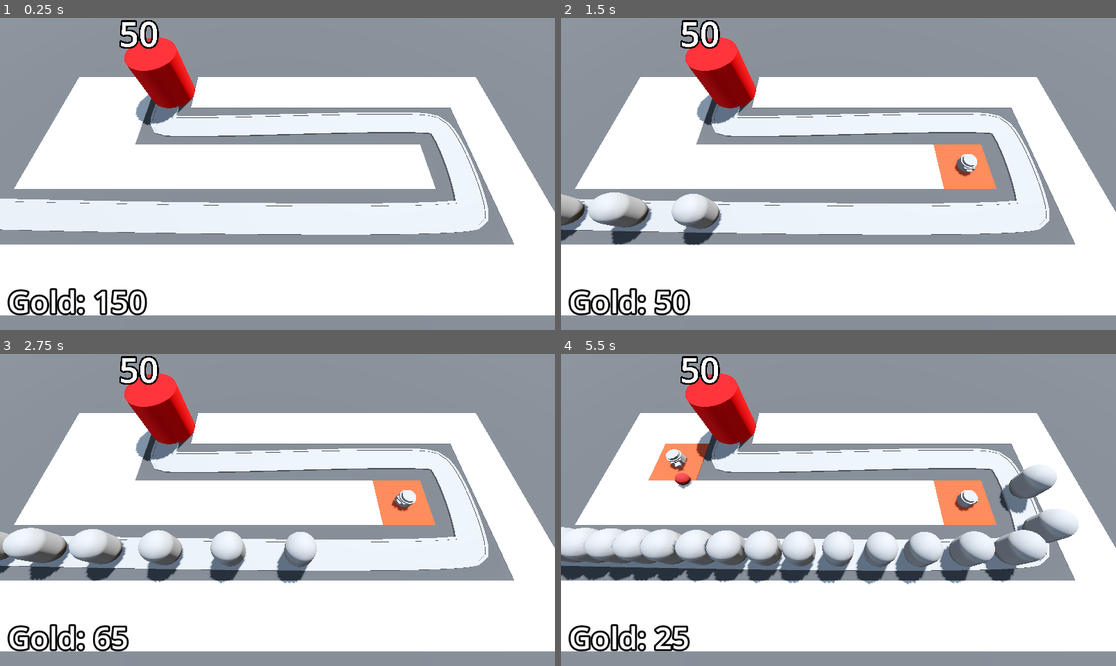
Above: before the commit, frames 1-4 (two rows, left to right).
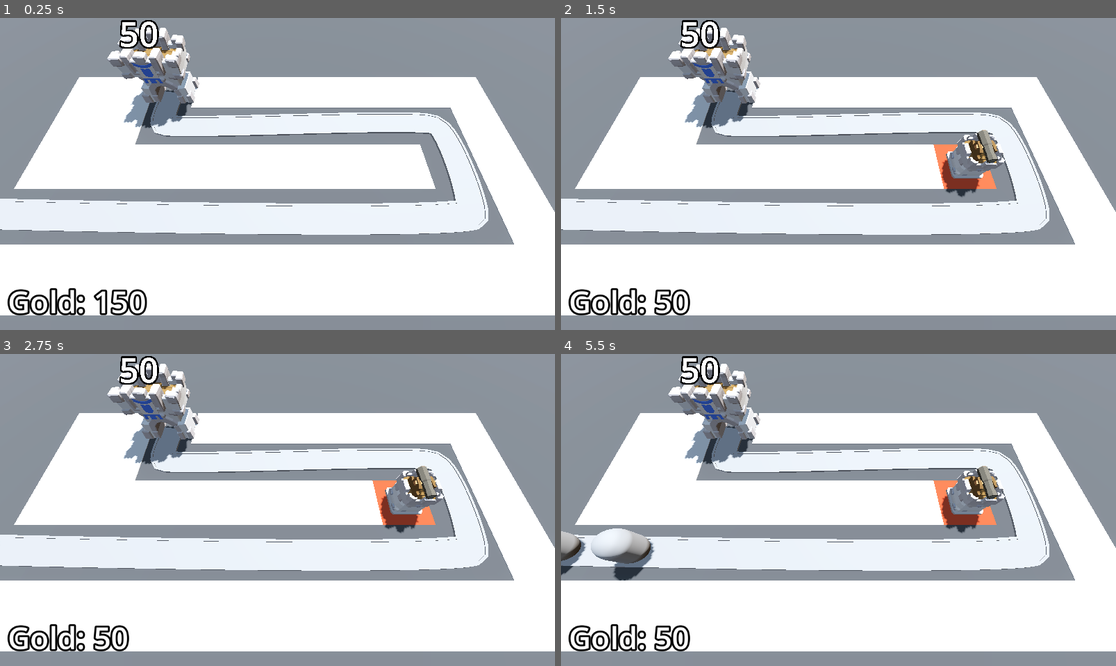
Above: after the commit, the same moments.

Repository: MireiaGonzalez/3d-tower-defence
Game: Godot game, scene res://BaseLevel.tscn
The game is run twice, just before and just after one commit, with the same random seed, the same clock (stepped at 60 frames per second) and the same inputs.
Inputs (mouse positions are in pixels of both pictures, inside the frame that each line leads up to):
- Up to frame 1 (0.25 s): no input
- Up to frame 2 (1.5 s): tap Enter at 0.5 s; move the mouse to (960, 158) at 0.52 s; press the mouse at (960, 158) at 0.53 s; move the mouse to (727, 189) at 1.27 s; release the mouse at (727, 189) at 1.28 s; click (727, 189) at 1.35 s
- Up to frame 3 (2.75 s): move the mouse to (333, 441) at 2.02 s; press the mouse at (333, 441) at 2.03 s
- Up to frame 4 (5.5 s): move the mouse to (810, 572) at 2.77 s; release the mouse at (810, 572) at 2.78 s; click (810, 572) at 2.85 s; move the mouse to (1005, 556) at 3.52 s; press the mouse at (1005, 556) at 3.53 s; move the mouse to (672, 463) at 4.27 s; release the mouse at (672, 463) at 4.28 s; click (672, 463) at 4.35 s; move the mouse to (866, 510) at 5.02 s; press the mouse at (866, 510) at 5.03 s

The runs differ from the first frame. In frame 1, 2.7% of the frame differs, in the area x 19-36%, y 3-36%; in frame 2, 6.5%; in frame 3, 8.6%; in frame 4, 16%, in the area x 0-94%, y 3-96%.

Commit message:
imported all 3d models and used turret and base models

Diff:
--- a/Base/base.gd
+++ b/Base/base.gd
@@ -15,7 +15,6 @@
 
 func _ready() -> void:
 	current_health = max_health
-	Engine.time_scale = 5
 
 func take_damage() -> void:
 	current_health -= 1
--- a/Base/base.tscn
+++ b/Base/base.tscn
@@ -1,19 +1,10 @@
 [gd_scene load_steps=3 format=3 uid="uid://cxp15nah6flwq"]
 
 [ext_resource type="Script" uid="uid://cbsp0loldpr4g" path="res://Base/base.gd" id="1_u1x2a"]
-
-[sub_resource type="StandardMaterial3D" id="StandardMaterial3D_cbgtc"]
-albedo_color = Color(0.886275, 0, 0.0196078, 1)
+[ext_resource type="PackedScene" uid="uid://y73wjlrh438n" path="res://Assets/Base.glb" id="2_n5f2c"]
 
 [node name="Base" type="Node3D" groups=["base"]]
 script = ExtResource("1_u1x2a")
-
-[node name="CSGCylinder3D" type="CSGCylinder3D" parent="."]
-transform = Transform3D(1, 0, 0, 0, 1, 0, 0, 0, 1, 0, 2, 0)
-radius = 2.0
-height = 4.0
-sides = 32
-material = SubResource("StandardMaterial3D_cbgtc")
 
 [node name="Label3D" type="Label3D" parent="."]
 transform = Transform3D(1, 0, 0, 0, 1, 0, 0, 0, 1, 0, 5.5, 0)
@@ -21,3 +12,5 @@
 text = "starting health"
 font_size = 500
 outline_size = 100
+
+[node name="Base" parent="." instance=ExtResource("2_n5f2c")]
--- a/Turret/turret.gd
+++ b/Turret/turret.gd
@@ -3,8 +3,10 @@
 @export var projectile: PackedScene
 @export var turret_range: float = 10.0
 
-@onready var turret_top: MeshInstance3D = $TurretBase/TurretTop
+@onready var turret_top: Node3D = $TurretBase/TurretTop
 @onready var shoot_animation: AnimationPlayer = $ShootAnimation
+@onready var cannon: Node3D = $TurretBase/TurretTop/Cannon
+@onready var turret_base: Node3D = $TurretBase
 
 var enemy_path: Path3D
 var target: PathFollow3D
@@ -12,14 +14,14 @@
 func _physics_process(_delta: float) -> void:
 	target = find_best_target()
 	if target:
-		look_at(target.global_position, Vector3.UP, true)
+		turret_base.look_at(target.global_position, Vector3.UP, true)
 
 func _on_timer_timeout() -> void:
 	if target:
 		var shot = projectile.instantiate() as Projectile
 		add_child(shot)
-		shot.global_position = turret_top.global_position
-		shot.direction = global_transform.basis.z
+		shot.global_position = cannon.global_position
+		shot.direction = turret_base.global_transform.basis.z
 		shoot_animation.play("Fire")
 
 
--- a/Turret/turret.tscn
+++ b/Turret/turret.tscn
@@ -1,21 +1,9 @@
-[gd_scene load_steps=10 format=3 uid="uid://c4li4xf6h5jir"]
+[gd_scene load_steps=8 format=3 uid="uid://c4li4xf6h5jir"]
 
 [ext_resource type="Script" uid="uid://c2fcpu5fbqxha" path="res://Turret/turret.gd" id="1_5kpma"]
 [ext_resource type="PackedScene" uid="uid://c0whtdg6qi4qf" path="res://Turret/projectile.tscn" id="2_djkev"]
-
-[sub_resource type="CylinderMesh" id="CylinderMesh_cb20n"]
-height = 1.0
-
-[sub_resource type="CylinderMesh" id="CylinderMesh_5kpma"]
-top_radius = 0.6
-bottom_radius = 0.6
-height = 0.6
-
-[sub_resource type="BoxMesh" id="BoxMesh_cb20n"]
-size = Vector3(0.8, 0.4, 0.4)
-
-[sub_resource type="BoxMesh" id="BoxMesh_5kpma"]
-size = Vector3(0.4, 0.2, 0.4)
+[ext_resource type="PackedScene" uid="uid://bp6k5w6hqupog" path="res://Assets/Cannon.glb" id="3_r754r"]
+[ext_resource type="PackedScene" uid="uid://e4082lm2oy4u" path="res://Assets/TurretBase.glb" id="4_2avlq"]
 
 [sub_resource type="Animation" id="Animation_djkev"]
 resource_name = "Fire"
@@ -23,14 +11,14 @@
 tracks/0/type = "value"
 tracks/0/imported = false
 tracks/0/enabled = true
-tracks/0/path = NodePath("TurretBase/TurretTop/Visor/Barrel:position")
+tracks/0/path = NodePath("TurretBase/TurretTop:position")
 tracks/0/interp = 1
 tracks/0/loop_wrap = true
 tracks/0/keys = {
-"times": PackedFloat32Array(0, 0.1, 0.2, 0.3),
-"transitions": PackedFloat32Array(1, 1, 1, 1),
+"times": PackedFloat32Array(0, 0.3),
+"transitions": PackedFloat32Array(1, 1),
 "update": 0,
-"values": [Vector3(0, 0, 0.4), Vector3(0, 0, 0.05), Vector3(0, 0, 0.2), Vector3(0, 0, 0.17)]
+"values": [Vector3(0, 0.3, -0.6), Vector3(0, 0.3, 0)]
 }
 
 [sub_resource type="Animation" id="Animation_ttsi1"]
@@ -38,14 +26,14 @@
 tracks/0/type = "value"
 tracks/0/imported = false
 tracks/0/enabled = true
-tracks/0/path = NodePath("TurretBase/TurretTop/Visor/Barrel:position")
+tracks/0/path = NodePath("TurretBase/TurretTop:position")
 tracks/0/interp = 1
 tracks/0/loop_wrap = true
 tracks/0/keys = {
 "times": PackedFloat32Array(0),
 "transitions": PackedFloat32Array(1),
 "update": 0,
-"values": [Vector3(0, 0, 0.14)]
+"values": [Vector3(0, 0.290586, 0)]
 }
 
 [sub_resource type="AnimationLibrary" id="AnimationLibrary_ttsi1"]
@@ -58,20 +46,14 @@
 script = ExtResource("1_5kpma")
 projectile = ExtResource("2_djkev")
 
-[node name="TurretBase" type="MeshInstance3D" parent="."]
+[node name="TurretBase" type="Node3D" parent="."]
 transform = Transform3D(1, 0, 0, 0, 1, 0, 0, 0, 1, 0, 0.5, 0)
-mesh = SubResource("CylinderMesh_cb20n")
 
-[node name="TurretTop" type="MeshInstance3D" parent="TurretBase"]
-mesh = SubResource("CylinderMesh_5kpma")
+[node name="TurretTop" type="Node3D" parent="TurretBase"]
+transform = Transform3D(1, 0, 0, 0, 1, 0, 0, 0, 1, 0, 0.290586, 0)
 
-[node name="Visor" type="MeshInstance3D" parent="TurretBase/TurretTop"]
-transform = Transform3D(1, 0, 0, 0, 1, 0, 0, 0, 1, -0.031, 0, 0.45)
-mesh = SubResource("BoxMesh_cb20n")
-
-[node name="Barrel" type="MeshInstance3D" parent="TurretBase/TurretTop/Visor"]
-transform = Transform3D(1, 0, 0, 0, 1, 0, 0, 0, 1, 0, 0, 0.14)
-mesh = SubResource("BoxMesh_5kpma")
+[node name="Cannon" parent="TurretBase/TurretTop" instance=ExtResource("3_r754r")]
+transform = Transform3D(1, 0, 0, 0, 1, 0, 0, 0, 1, 0, 1.3, 0)
 
 [node name="Timer" type="Timer" parent="."]
 autostart = true
@@ -81,4 +63,6 @@
 &"": SubResource("AnimationLibrary_ttsi1")
 }
 
+[node name="TurretBase2" parent="." instance=ExtResource("4_2avlq")]
+
 [connection signal="timeout" from="Timer" to="." method="_on_timer_timeout"]
Binary file added: Assets/Base.glb
Not shown, added: Assets/Base.glb.import
Binary file added: Assets/Base_Castle-metallic.png-Castle-roughness.png
Not shown, added: Assets/Base_Castle-metallic.png-Castle-roughness.png.import
Binary file added: Assets/Base_castle-colour-palette.png
Not shown, added: Assets/Base_castle-colour-palette.png.import
Binary file added: Assets/Cannon.glb
Not shown, added: Assets/Cannon.glb.import
Binary file added: Assets/Cannon_Castle-metallic.png-Castle-roughness.png
Not shown, added: Assets/Cannon_Castle-metallic.png-Castle-roughness.png.import
Binary file added: Assets/Cannon_castle-colour-palette.png
Not shown, added: Assets/Cannon_castle-colour-palette.png.import
(and 18 more such lines)
